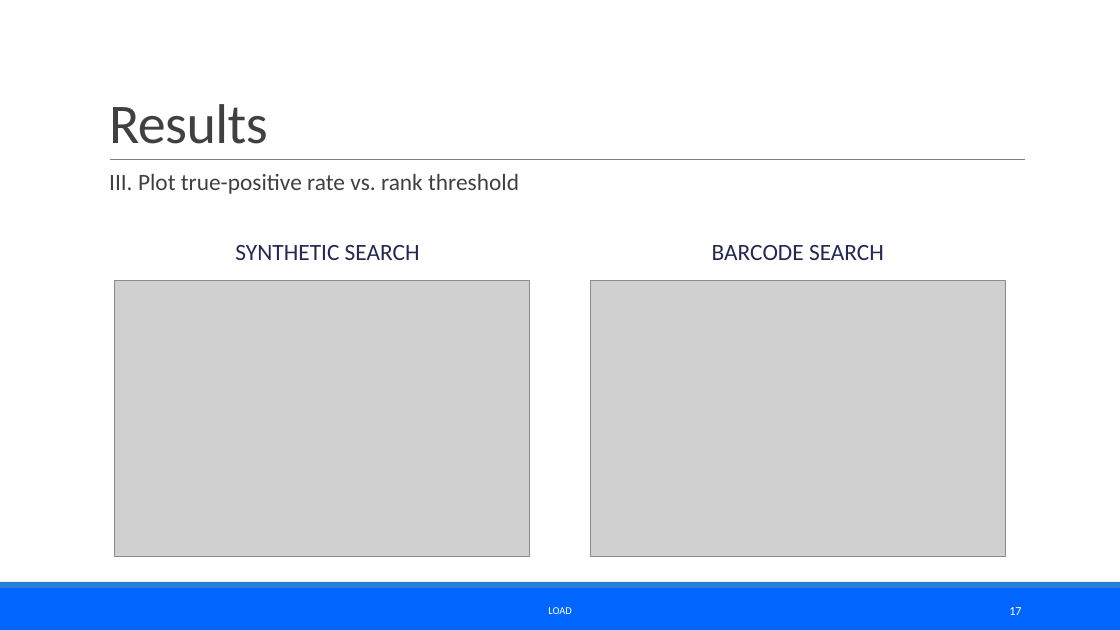
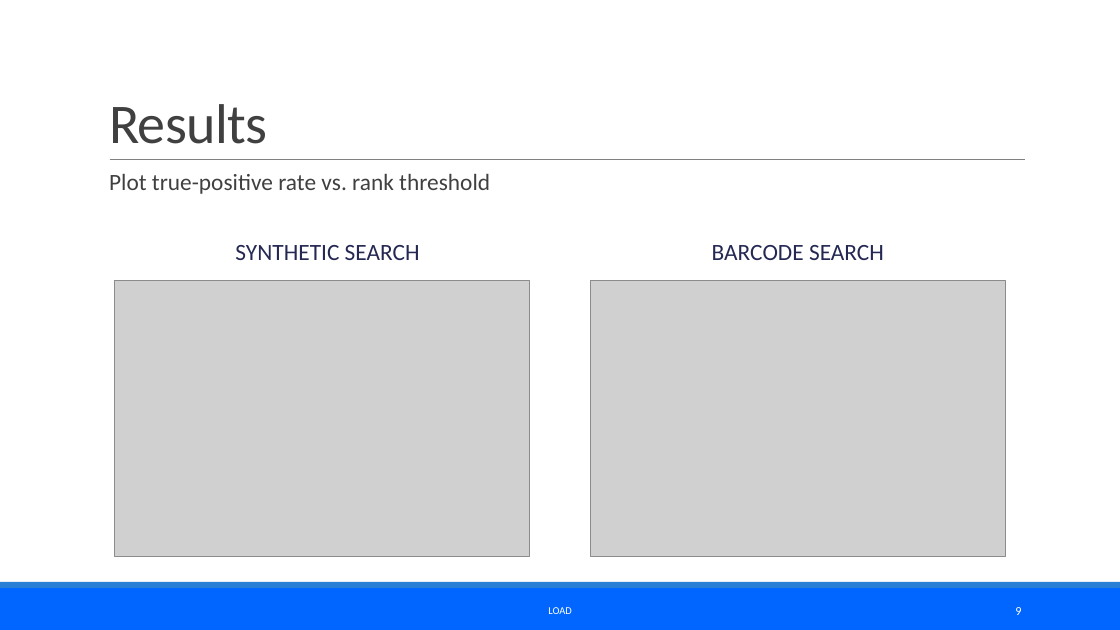
Before and after one commit to jozef1v/MS_Synthetic_Library, a slide deck: slide 9 of Presentation/Prezentácia_MS_Library.pptx (slide 17 before the commit). Drawn at 1120x630 pixels with LibreOffice and Linux fonts; fonts in the diff are those of the drawing; grey boxes stand for pictures. Boxes give left, top, right and bottom in pixels: in the first picture for what was removed or moved away, otherwise in the second. Text is boxed around its words. In the diff, an @@ line names an element or a change of style, - is before the commit and + after.

```diff
--- a/Presentation/Prezentácia_MS_Library.pptx
+++ b/Presentation/Prezentácia_MS_Library.pptx
@@ text at bbox=[109, 174, 490, 194]: text changed @@
-  III. Plot true-positive rate vs. rank threshold
+  Plot true-positive rate vs. rank threshold
@@ page number at bbox=[1015, 607, 1021, 615]: text changed @@
-17
+9
```
Also in this commit, not shown: 13 other slides changed, 2 slides added, 20 other files.
